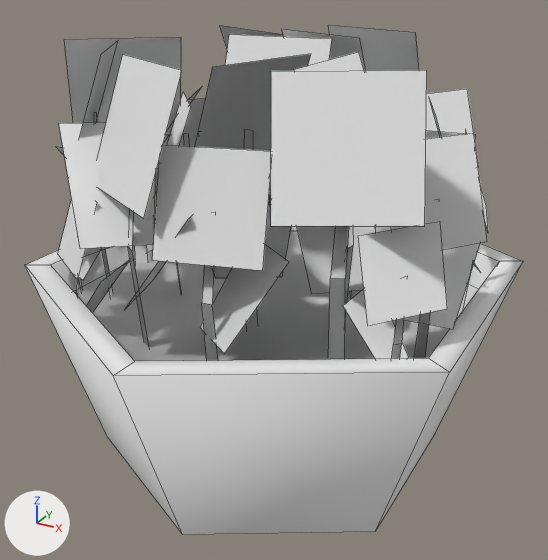
One commit to the Blender file Augotchi/Kevins stuff/Decorations/FlowerBucket.blend: the scene before it, then after it.
Before and after are seen from a 50 mm camera at (3.69, -6.75, 5.4) aimed at (0.01, -0.06, 2.05). Every picture has the same lights, and +X, +Y and +Z are marked at lower left. Mesh edges are drawn as thin lines.

The older version as bpy lines, for what is in view:
```python
mat_bucketmat = diffuse_material('bucketmat')
mat_bucketmat.base_color = (0.8, 0.8, 0.8)  # white #e7e7e7
mat_flowermat = diffuse_material('Flowermat')
mat_flowermat.base_color = (0.8, 0.8, 0.8)  # white #e7e7e7
me_cylinder = bpy.data.meshes.new('Cylinder')
me_cylinder.from_pydata(...)  # 24 vertices, 19 faces; spans x -2.36..2.36, y -2.72..2.72, z -0.02..2.23
me_cylinder.polygons.foreach_set('use_smooth', [True] * 19)
me_cylinder.materials.append(mat_bucketmat)  # white #e7e7e7
me_plane = bpy.data.meshes.new('Plane')
me_plane.from_pydata(...)  # 316 vertices, 90 faces; spans x -2.47..2.31, y -2.12..2.55, z 1.52..4.52
me_plane.materials.append(mat_flowermat)  # white #e7e7e7
ob_bucket = bpy.data.objects.new('Bucket', me_cylinder)
ob_bucket.location = (0.0, 0.0, 0.0)
ob_flowers = bpy.data.objects.new('Flowers', me_plane)
ob_flowers.location = (0.0, 0.0, 0.0)
```
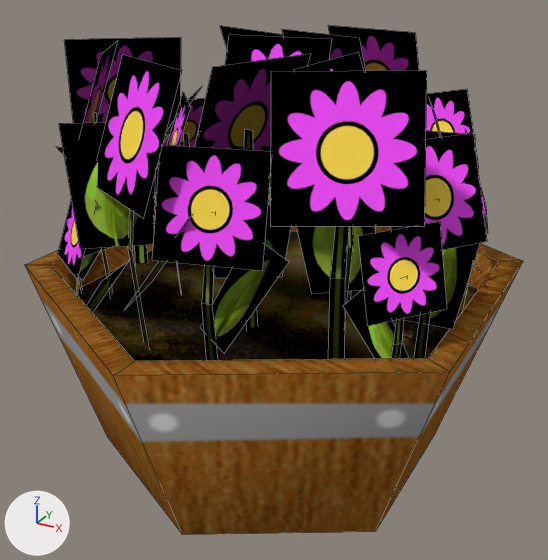
Location of each change, [x1, y1, x2, y2] in pixels of the pictures (548 x 560 px):
'Flowers', surface changed: [57, 25, 488, 360] in both
'Bucket', surface changed (grey to brown): [25, 206, 523, 535] in both

What changed in the scene script:
```text
Add img_flower_3_text_png:
    img_flower_3_text_png = load_image('Flower_3_Text.png', 'Flower_3_Text.png', 512, 512, 'sRGB')
Add img_bucket_text_png:
    img_bucket_text_png = load_image('Bucket_Text.png', 'Bucket_Text.png', 512, 512, 'sRGB')
Change mat_bucketmat:
    remove mat_bucketmat.base_color = (0.8, 0.8, 0.8)  # white #e7e7e7
    add mat_bucketmat.texture = img_bucket_text_png
Change mat_flowermat:
    remove mat_flowermat.base_color = (0.8, 0.8, 0.8)  # white #e7e7e7
    add mat_flowermat.texture = img_flower_3_text_png
```
